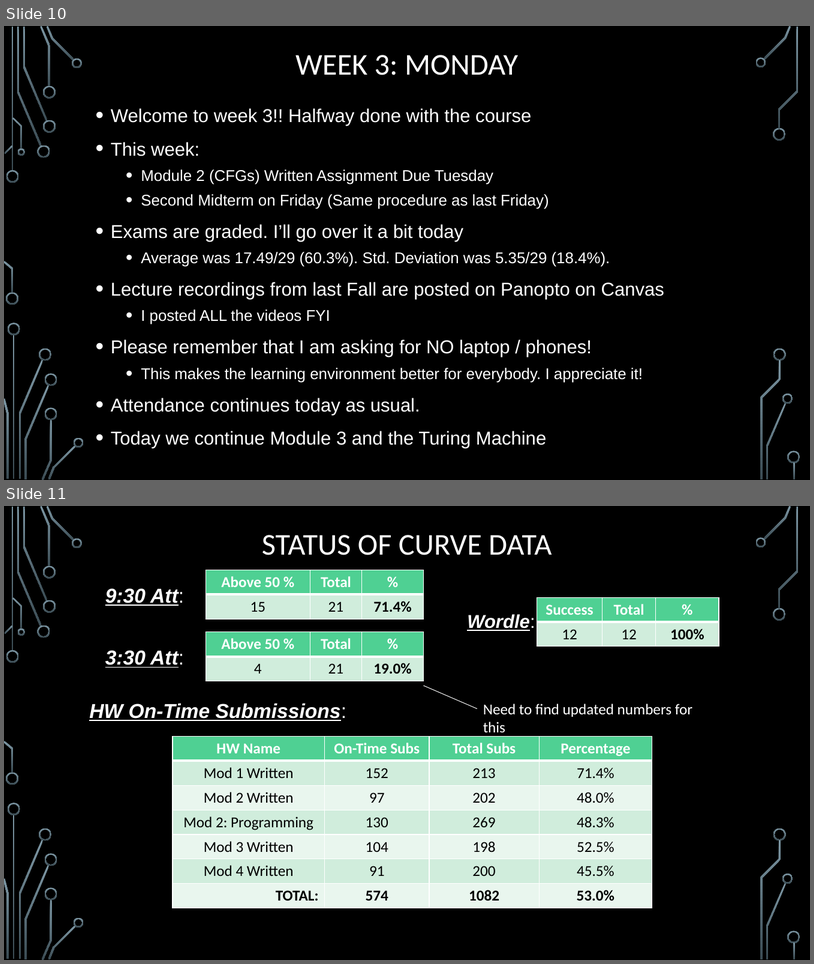
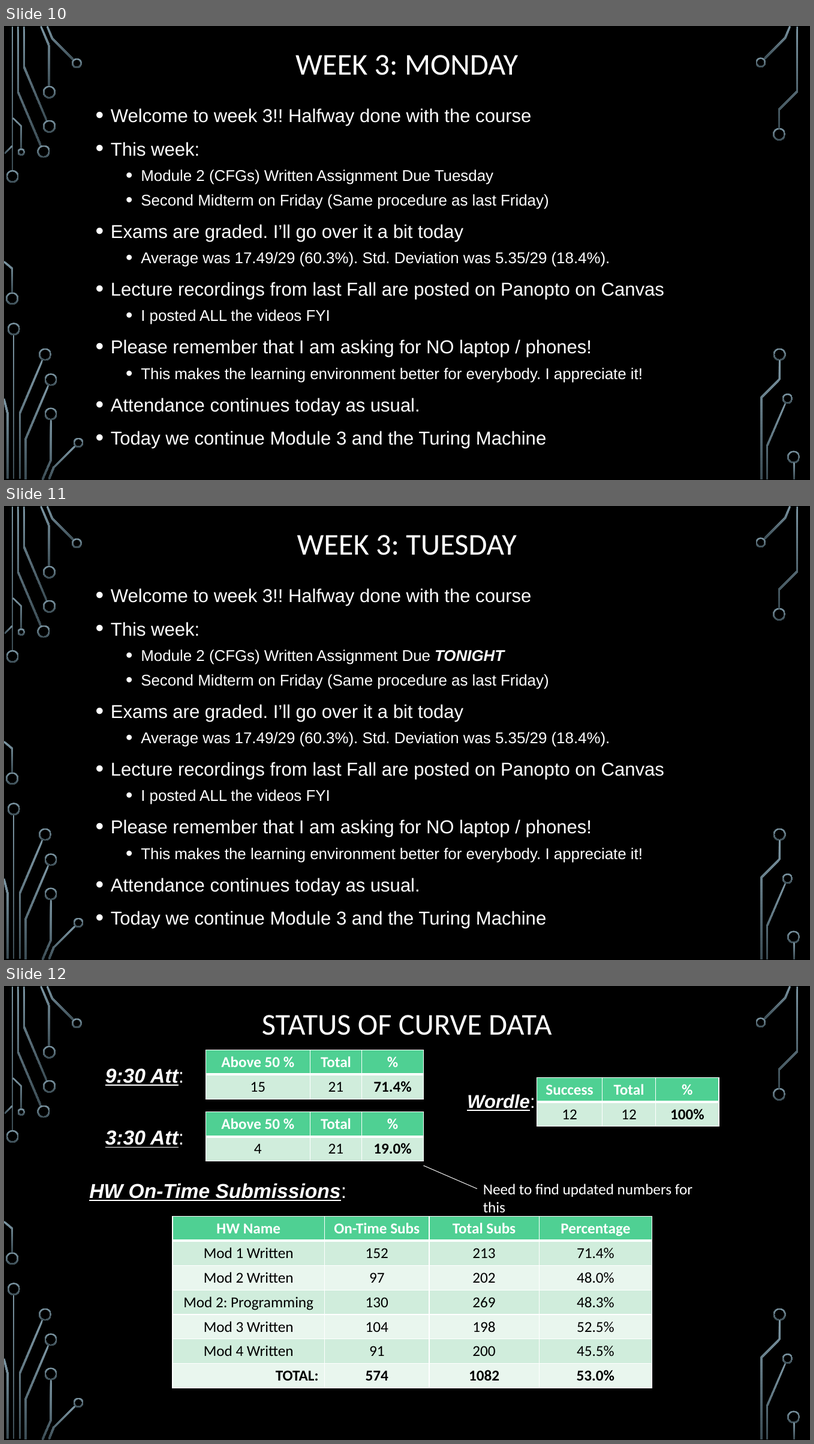
Before and after one commit to markfloryan/dmt2, a slide deck: slides/00-DailyAnnouncements.pptx. Shown one above the other, each under a label of ours: slides 10 and 11 before the commit, slides 10, 11 and 12 after it. The pictures are 814x964 and 814x1444 pixels, drawn with LibreOffice and Linux fonts; fonts in the diff are those of the drawing; background and template pictures are left out. Boxes give left, top, right and bottom in pixels: in the first picture for what was removed or moved away, otherwise in the second. Text is boxed around its words. In the diff, an @@ line names an element or a change of style, - is before the commit and + after.

```diff
--- a/slides/00-DailyAnnouncements.pptx
+++ b/slides/00-DailyAnnouncements.pptx
@@ slide 11 added at [4, 506, 810, 960], background picture (left out); not listed: 36 template elements that a slide beside it also shows @@
@@ title added at [297, 535, 516, 555], 36 pt, text #FFFFFF @@
+WEEK 3: TUESDAY
@@ text added at [111, 588, 665, 928], 22.2 pt, text #FFFFFF @@
+• Welcome to week 3!! Halfway done with the course
+• This week:
+  • Module 2 (CFGs) Written Assignment Due TONIGHT
+  • Second Midterm on Friday (Same procedure as last Friday)
+• Exams are graded. I’ll go over it a bit today
+  • Average was 17.49/29 (60.3%). Std. Deviation was 5.35/29 (18.4%).
+• Lecture recordings from last Fall are posted on Panopto on Canvas
+  • I posted ALL the videos FYI
+• Please remember that I am asking for NO laptop / phones!
+  • This makes the learning environment better for everybody. I appreciate it!
+• Attendance continues today as usual.
+• Today we continue Module 3 and the Turing Machine
@@ what was slide 11 is now slide 12 @@
```
Also in this commit, not shown: 2 other files.
